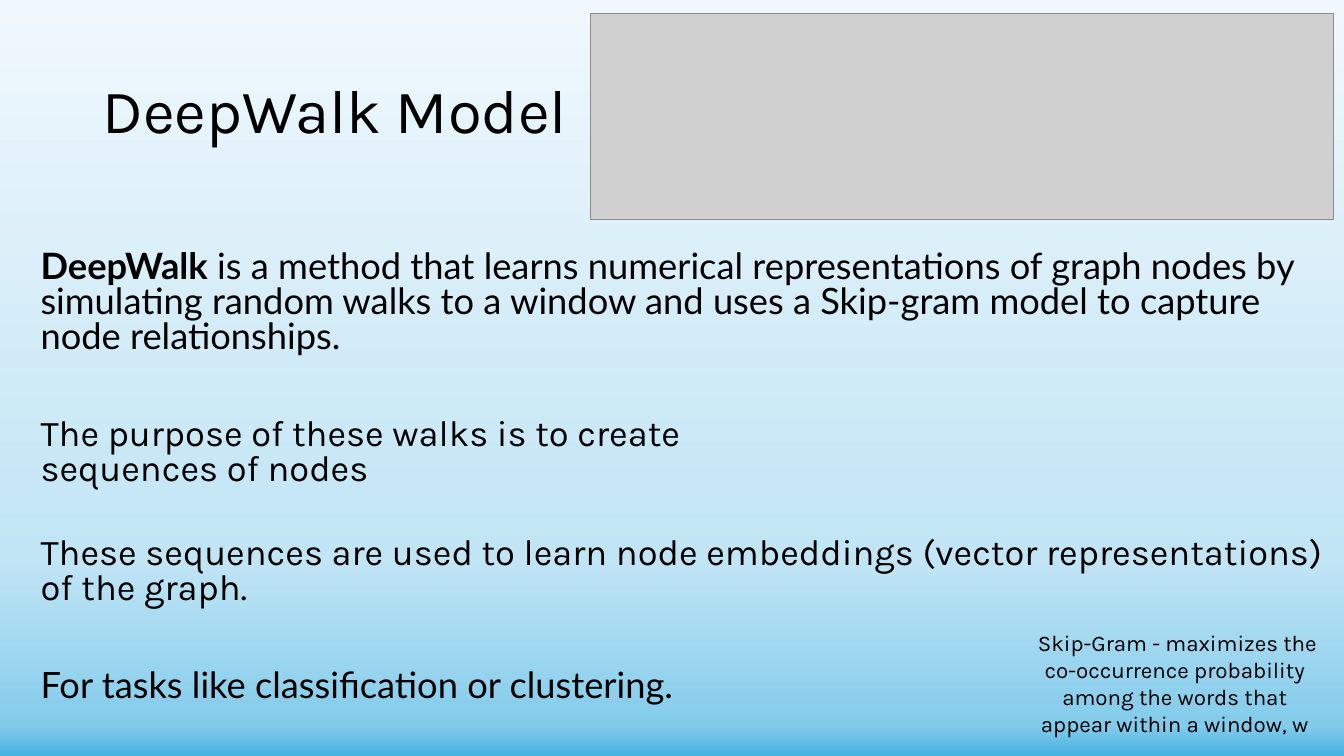
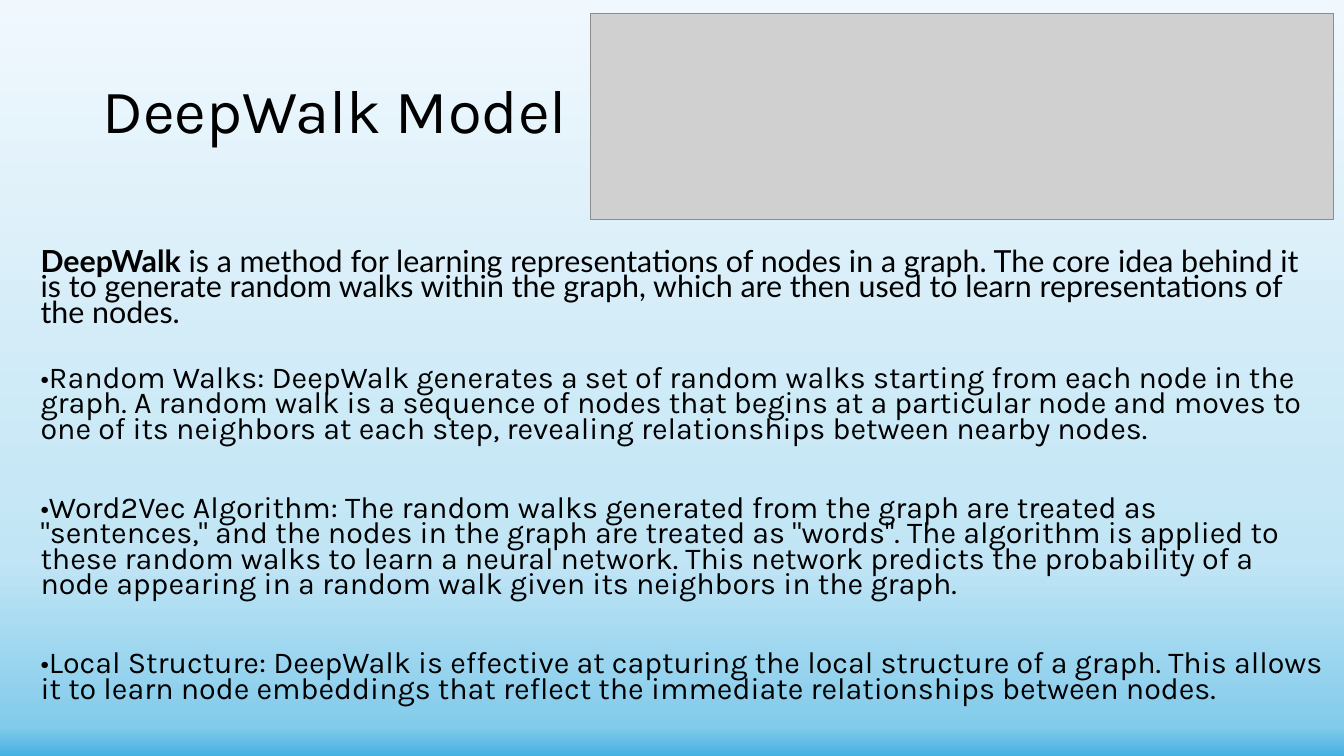
Before and after one commit to shachar700/Graph-Embedding, a slide deck: slide 12 of doc/Graph-Embedding Presentation.pptx. Drawn at 1344x756 pixels with LibreOffice and Linux fonts; fonts in the diff are those of the drawing; grey boxes stand for pictures. Boxes give left, top, right and bottom in pixels: in the first picture for what was removed or moved away, otherwise in the second. Text is boxed around its words. In the diff, an @@ line names an element or a change of style, - is before the commit and + after.

```diff
--- a/doc/Graph-Embedding Presentation.pptx
+++ b/doc/Graph-Embedding Presentation.pptx
@@ text at (41, 249, 1322, 707): text changed; size 25.9 to 21.7 pt; font Lato to Karla @@
-DeepWalk is a method that learns numerical representations of graph nodes by simulating random walks to a window and uses a Skip-gram model to capture node relationships.
-The purpose of these walks is to create
-sequences of nodes
-These sequences are used to learn node embeddings (vector representations) of the graph.
-For tasks like classification or clustering.
+DeepWalk is a method for learning representations of nodes in a graph. The core idea behind it is to generate random walks within the graph, which are then used to learn representations of the nodes.
+•Random Walks: DeepWalk generates a set of random walks starting from each node in the graph. A random walk is a sequence of nodes that begins at a particular node and moves to one of its neighbors at each step, revealing relationships between nearby nodes.
+•Word2Vec Algorithm: The random walks generated from the graph are treated as "sentences," and the nodes in the graph are treated as "words". The algorithm is applied to these random walks to learn a neural network. This network predicts the probability of a node appearing in a random walk given its neighbors in the graph.
+•Local Structure: DeepWalk is effective at capturing the local structure of a graph. This allows it to learn node embeddings that reflect the immediate relationships between nodes.
@@ text removed at (1038, 635, 1316, 738) @@
-Skip-Gram - maximizes the co-occurrence probability among the words that appear within a window, w
```
Also in this commit, not shown: 14 other slides changed, 3 other files.
